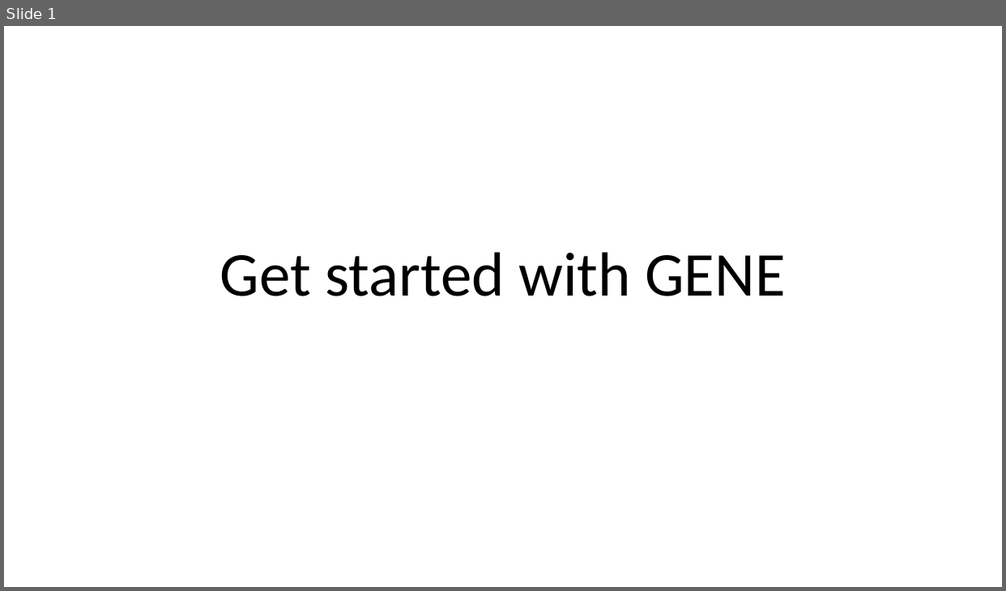
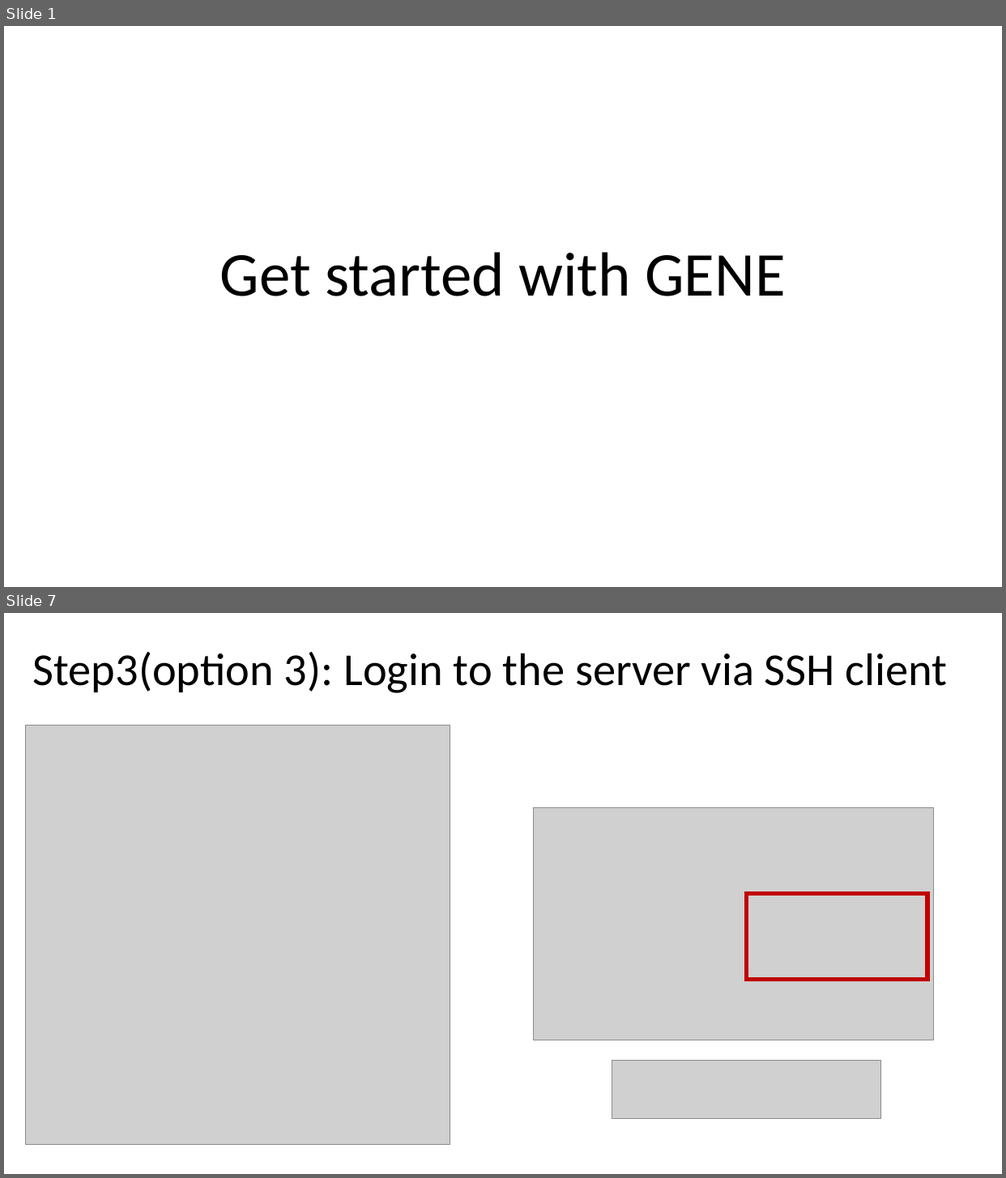
Before and after one commit to maxtcurie/Physics_Helper, a slide deck: Intro_to_GENE/0_Getting_started_with_GENE.pptx. Shown one above the other, each under a label of ours: slide 1 before the commit, slides 1 and 7 after it; the slides between them are not shown. The pictures are 1006x591 and 1006x1178 pixels, drawn with LibreOffice and Linux fonts; fonts in the diff are those of the drawing; grey boxes stand for pictures. Boxes give left, top, right and bottom in pixels: in the first picture for what was removed or moved away, otherwise in the second. Text is boxed around its words. In the diff, an @@ line names an element or a change of style, - is before the commit and + after.

```diff
--- a/Intro_to_GENE/0_Getting_started_with_GENE.pptx
+++ b/Intro_to_GENE/0_Getting_started_with_GENE.pptx
@@ slide 7 added at (4,613,1002,1174), background #FFFFFF @@
@@ title added at (32,652,948,693), 44 pt, text #000000 @@
+Step3(option 3): Login to the server via SSH client
@@ picture added at (25,726,450,1144) @@
@@ picture added at (533,808,933,1041) @@
@@ rectangle added at (747,894,928,980), outline #C00000 4.5 pt @@
@@ picture added at (612,1061,880,1118) @@
```
Also in this commit, not shown: 1 slide changed, 6 other slides added, 2 other files.
